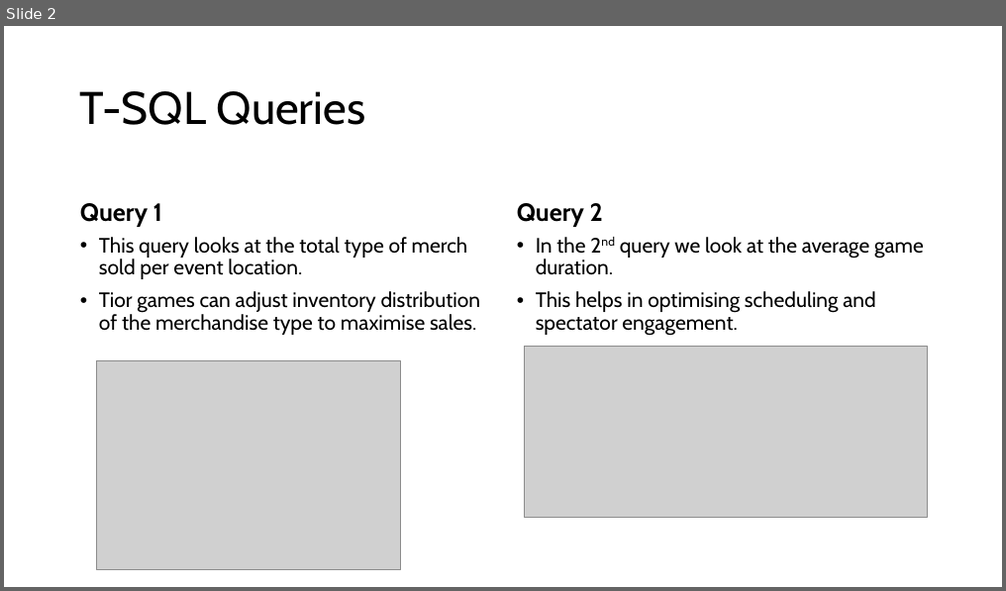
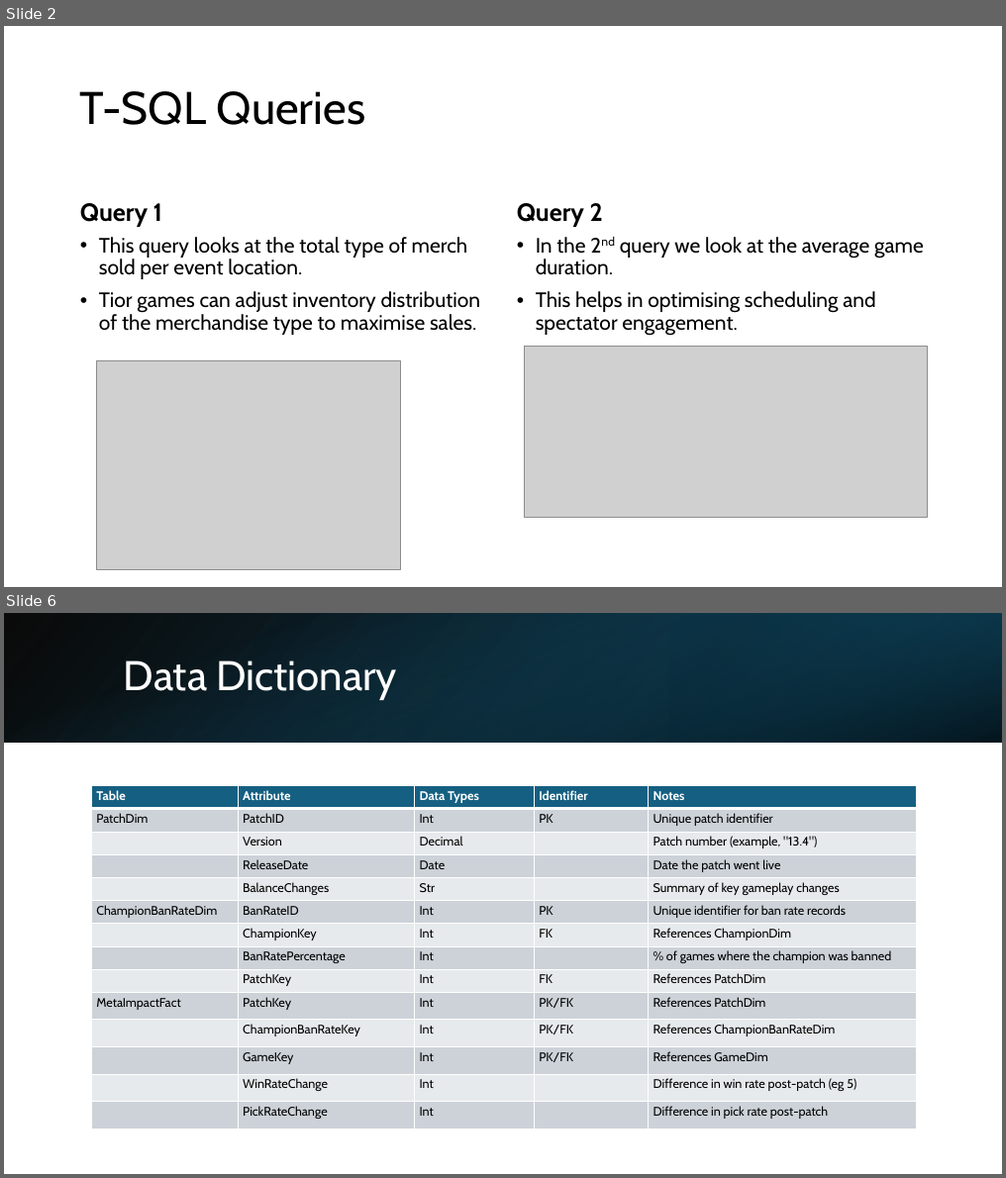
Before and after one commit to HandharJunino/Tior-Games, a slide deck: Tior Games Data Warehouse.pptx. Shown one above the other, each under a label of ours: slide 2 before the commit, slides 2 and 6 after it; the slides between them are not shown. The pictures are 1006x591 and 1006x1178 pixels, drawn with LibreOffice and Linux fonts; fonts in the diff are those of the drawing; grey boxes stand for pictures. Boxes give left, top, right and bottom in pixels: in the first picture for what was removed or moved away, otherwise in the second. Text is boxed around its words. In the diff, an @@ line names an element or a change of style, - is before the commit and + after.

```diff
--- a/Tior Games Data Warehouse.pptx
+++ b/Tior Games Data Warehouse.pptx
@@ slide 6 added at (x1=4, y1=613, x2=1002, y2=1174), background #FFFFFF @@
@@ rectangle added at (x1=4, y1=613, x2=1002, y2=742), fill gradient #000000 to #104862 @@
@@ rectangle added at (x1=4, y1=613, x2=1002, y2=742), fill gradient #156082 to #000000 @@
@@ rectangle added at (x1=669, y1=613, x2=1002, y2=742), fill gradient #0B3041 to #156082 @@
@@ title added at (x1=124, y1=661, x2=398, y2=700), 40 pt, text #FFFFFF @@
+Data Dictionary
@@ table added at (x1=91, y1=786, x2=918, y2=1130), 14 rows, 5 columns @@
+Table | Attribute | Data Types | Identifier | Notes
+PatchDim | PatchID | Int | PK | Unique patch identifier
+ | Version | Decimal |  | Patch number (example, "13.4")
+ | ReleaseDate | Date |  | Date the patch went live
+ | BalanceChanges | Str |  | Summary of key gameplay changes
+ChampionBanRateDim | BanRateID | Int | PK | Unique identifier for ban rate records
+ | ChampionKey | Int | FK | References ChampionDim
+ | BanRatePercentage | Int |  | % of games where the champion was banned
+ | PatchKey | Int | FK | References PatchDim
+MetaImpactFact | PatchKey | Int | PK/FK | References PatchDim
+ | ChampionBanRateKey | Int | PK/FK | References ChampionBanRateDim
+ | GameKey | Int | PK/FK | References GameDim
+ | WinRateChange | Int |  | Difference in win rate post-patch (eg 5)
+ | PickRateChange | Int |  | Difference in pick rate post-patch
```
Also in this commit, not shown: 1 slide changed, 5 other slides added.
